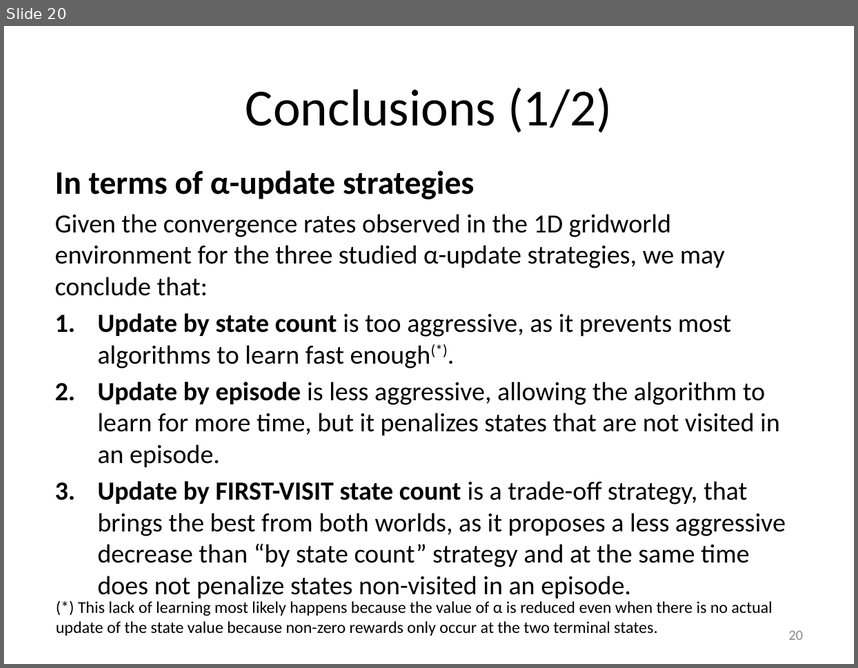
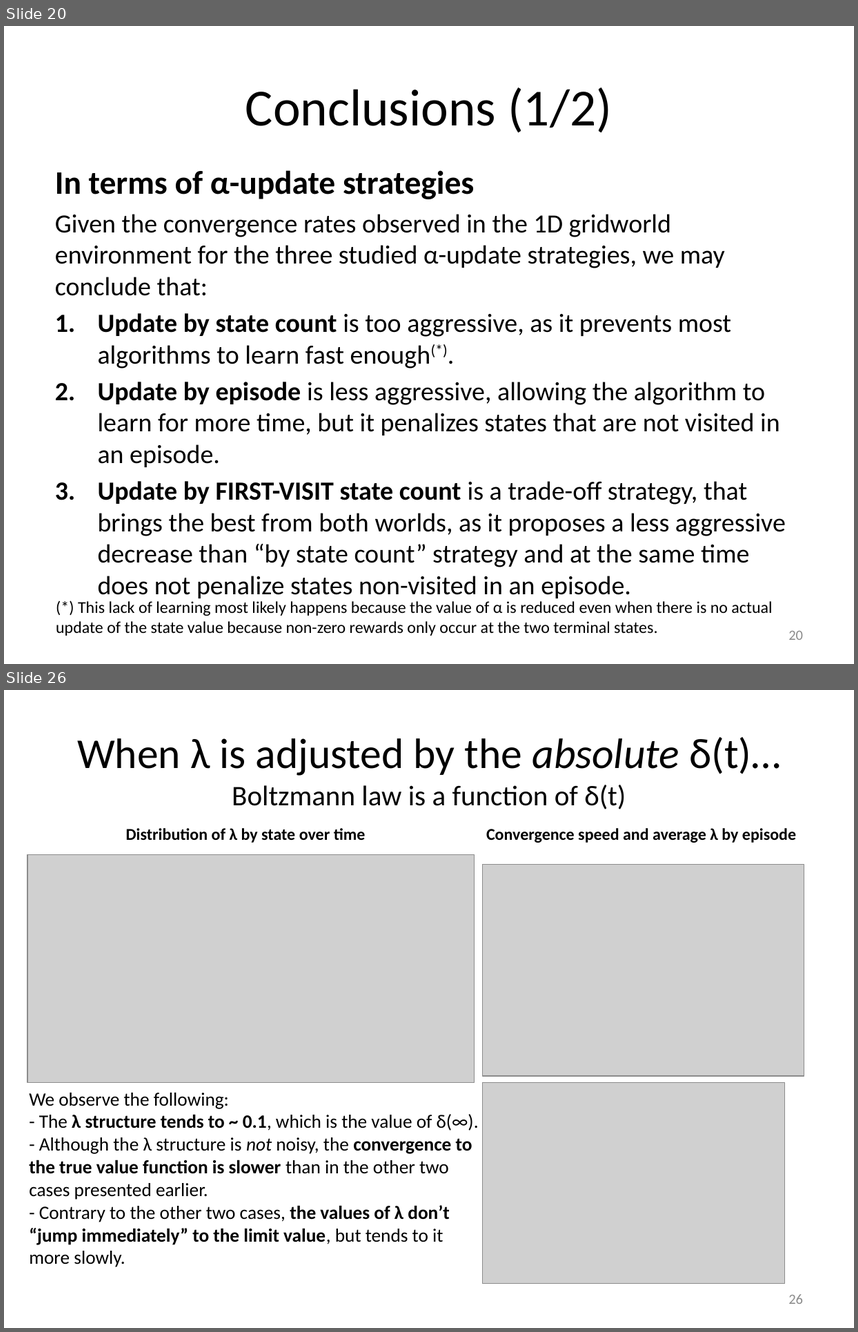
Before and after one commit to mastropi/RL, a slide deck: RL-001-MemoryManagement/results/202005May20-TestsTDLambda&AdaptiveTDLambda-1DGridworld.pptx. Shown one above the other, each under a label of ours: slide 20 before the commit, slides 20 and 26 after it; the slides between them are not shown. The pictures are 858x668 and 858x1332 pixels, drawn with LibreOffice and Linux fonts; fonts in the diff are those of the drawing; grey boxes stand for pictures. Boxes give left, top, right and bottom in pixels: in the first picture for what was removed or moved away, otherwise in the second. Text is boxed around its words. In the diff, an @@ line names an element or a change of style, - is before the commit and + after.

Commit message:
Updated PPT containing results of Adaptive TD(lambda) with graphs on lambda dist. by state and evolution over time

```diff
--- a/RL-001-MemoryManagement/results/202005May20-TestsTDLambda&AdaptiveTDLambda-1DGridworld.pptx
+++ b/RL-001-MemoryManagement/results/202005May20-TestsTDLambda&AdaptiveTDLambda-1DGridworld.pptx
@@ slide 26 added at (4, 690, 854, 1328), background #FFFFFF @@
@@ title added at (77, 737, 781, 809), 36 pt, text #000000 @@
+When λ is adjusted by the absolute δ(t)…
+Boltzmann law is a function of δ(t)
@@ text added at (126, 828, 366, 842), 14 pt, text #000000, bold @@
+Distribution of λ by state over time
@@ text added at (486, 828, 796, 842), 14 pt, text #000000, bold @@
+Convergence speed and average λ by episode
@@ picture added at (27, 855, 475, 1083) @@
@@ picture added at (483, 865, 804, 1076) @@
@@ picture added at (483, 1083, 784, 1283) @@
@@ text added at (29, 1092, 479, 1267), 16 pt, text #000000 @@
+We observe the following:
+- The λ structure tends to ~ 0.1, which is the value of δ(∞).
+- Although the λ structure is not noisy, the convergence to the true value function is slower than in the other two cases presented earlier.
+- Contrary to the other two cases, the values of λ don’t “jump immediately” to the limit value, but tends to it more slowly.
@@ page number added at (789, 1294, 803, 1303), 12 pt, text #8C8C8C @@
+26
```
Also in this commit, not shown: 2 slides changed, 5 other slides added.
